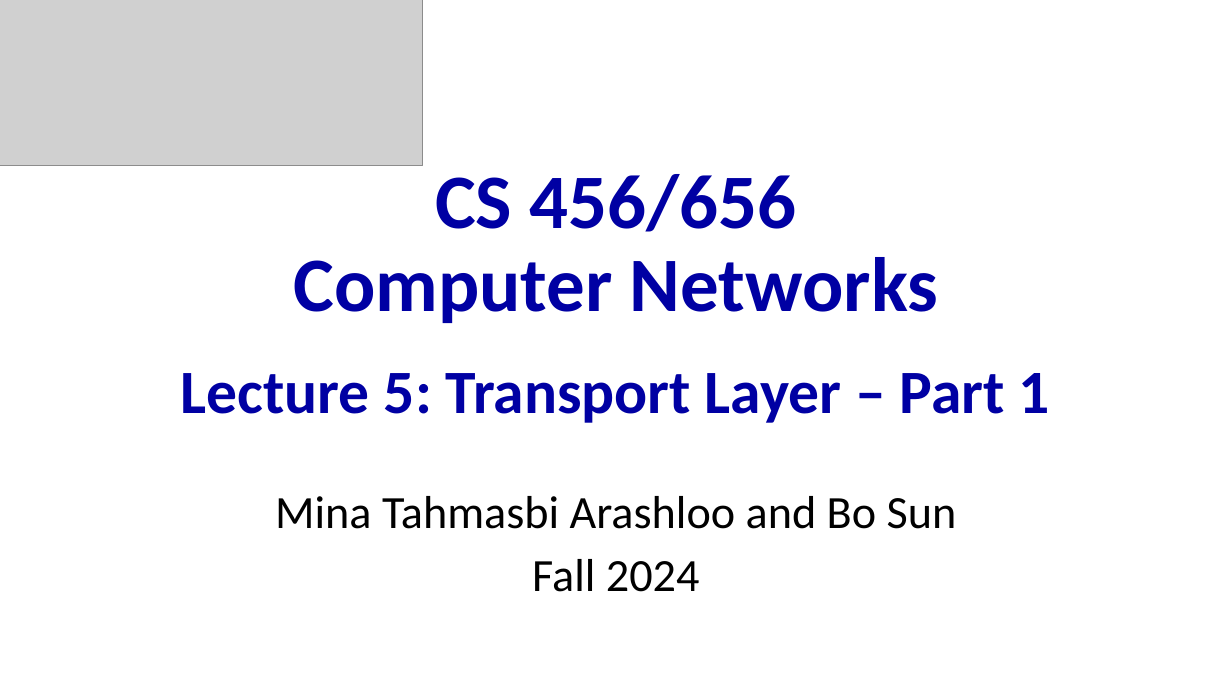
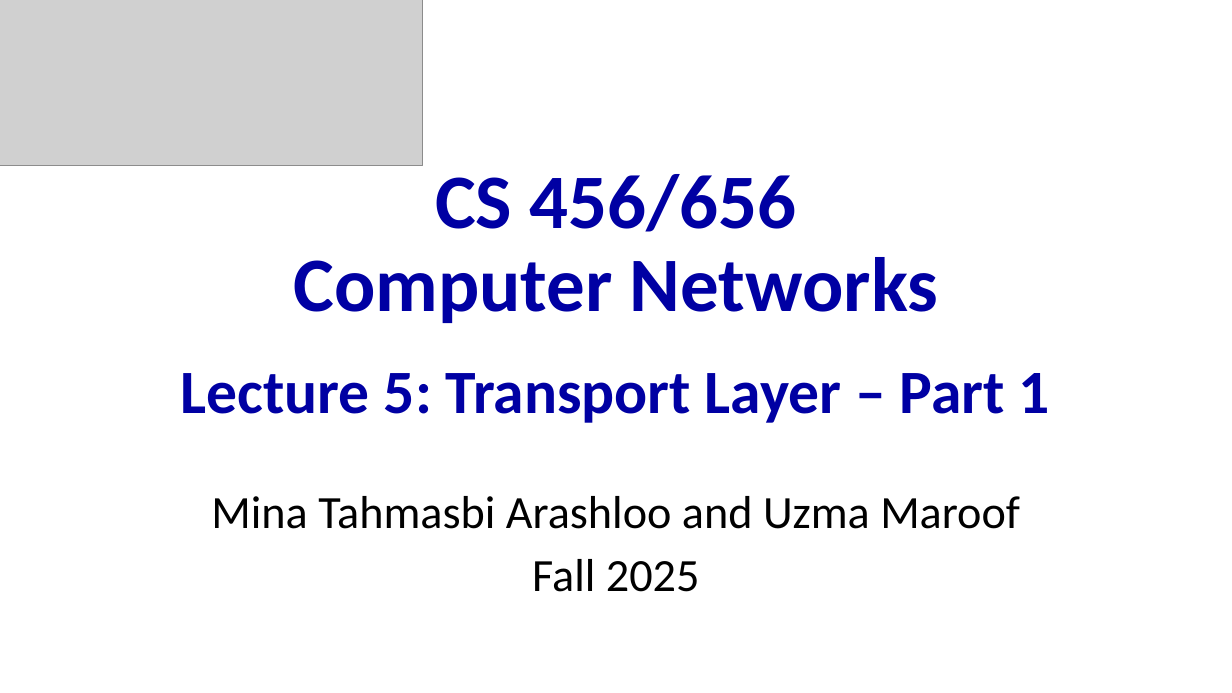
Before and after one commit to minmit/webpage, a slide deck: slide 1 of courses/CS456-F25/lectures/lec05.pptx. Drawn at 1232x693 pixels with LibreOffice and Linux fonts; fonts in the diff are those of the drawing; grey boxes stand for pictures. Boxes give left, top, right and bottom in pixels: in the first picture for what was removed or moved away, otherwise in the second. Text is boxed around its words. In the diff, an @@ line names an element or a change of style, - is before the commit and + after.

```diff
--- a/courses/CS456-F25/lectures/lec05.pptx
+++ b/courses/CS456-F25/lectures/lec05.pptx
@@ subtitle at (211,496,1020,592): text changed @@
-Mina Tahmasbi Arashloo and Bo Sun
-Fall 2024
+Mina Tahmasbi Arashloo and Uzma Maroof
+Fall 2025
```
Also in this commit, not shown: 1 other file.
